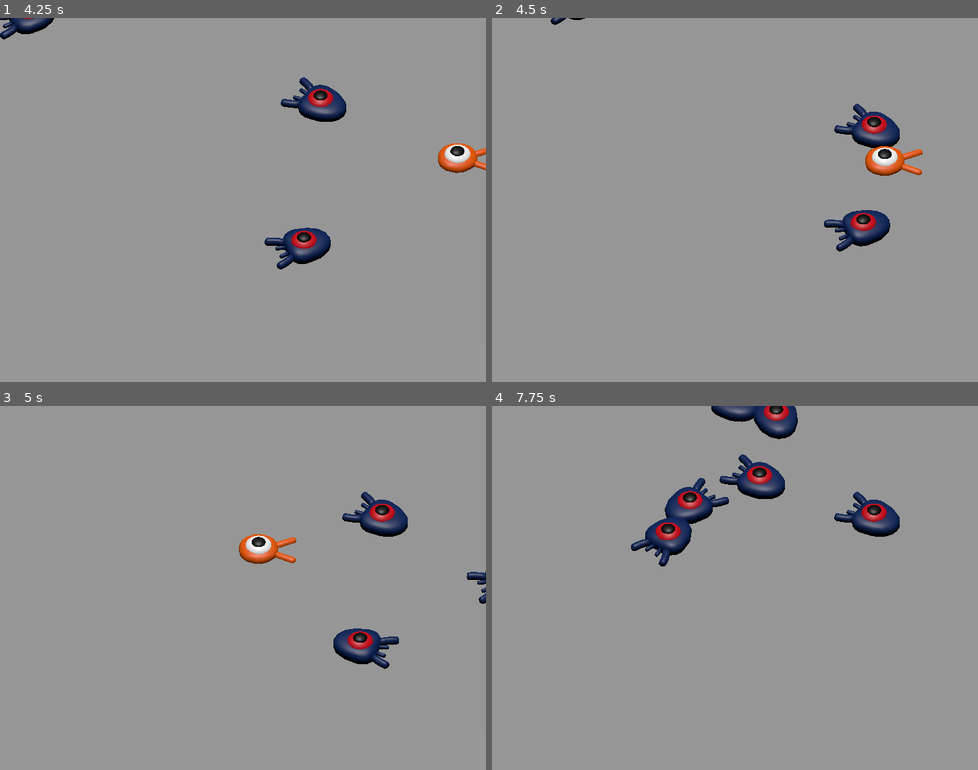
Above: before the commit, frames 1-4 (two rows, left to right).
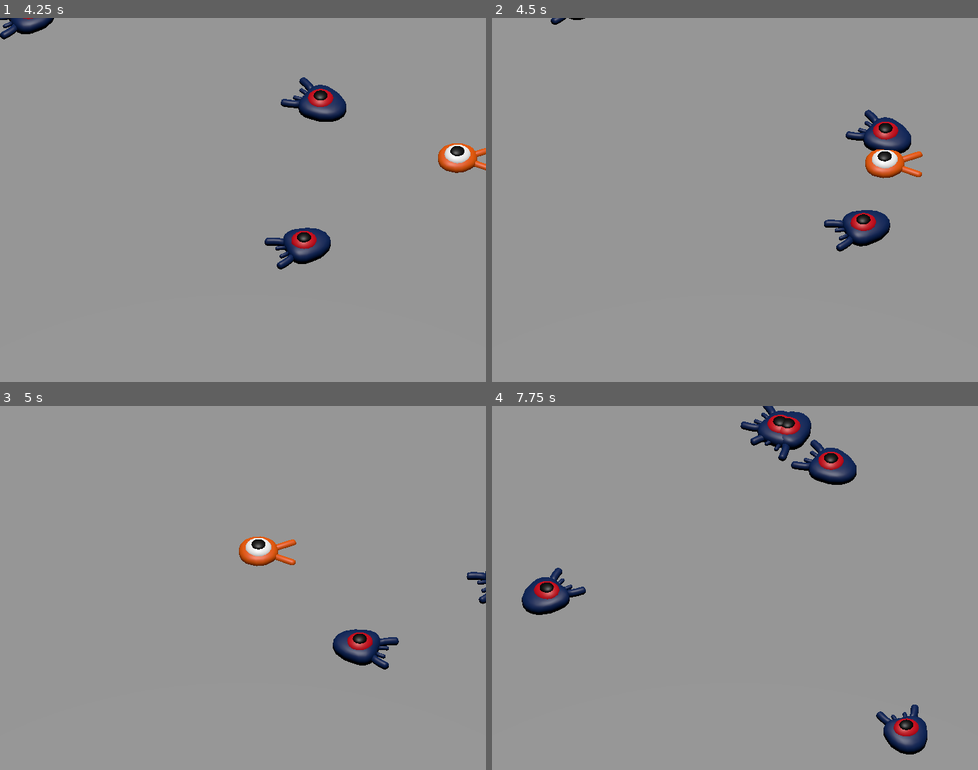
Above: after the commit, the same moments.

Repository: LailaiLand/squash-creeps
Game: Godot game, scene res://main.tscn
Two runs of this game, one before a commit and one after it. Both use one fixed random seed, a clock stepped at 60 frames per second and the inputs below.
Inputs:
- Up to frame 1 (4.25 s): tap Enter at 0.5 s; hold D (move_right) 0.53-1.28 s; hold S (move_back) 1.28-2.03 s; hold D (move_right) 2.03-2.78 s; hold W (move_forward) 2.78-3.53 s; hold A (move_left) from 3.53 s (still down)
- Up to frame 2 (4.5 s): keep holding A (move_left)
- Up to frame 3 (5 s): keep holding A (move_left)
- Up to frame 4 (7.75 s): release A (move_left) at 5.03 s; hold S (move_back) 5.03-5.78 s; hold D (move_right) 5.78-6.53 s; hold W (move_forward) 6.53-7.28 s; hold D (move_right) from 7.28 s (still down)

Frame 1 is identical in both runs. In frame 2, 1.5% of the frame differs, in the area x 70-89%, y 23-45%; in frame 3, 1.7%; in frame 4, 8.0%, in the area x 6-90%, y 0-96%.

Commit message:
L A Y E R S
Didn't occur to me that we could just turn off the mask for all objects on the enemies. Smart. They don't need to know if they collide with the world, as they float on a 2D plane, basically. And the player is the one that needs to register collisions.

Diff:
--- a/main.tscn
+++ b/main.tscn
@@ -29,6 +29,8 @@
 
 [node name="Ground" type="StaticBody3D" parent="."]
 transform = Transform3D(1, 0, 0, 0, 1, 0, 0, 0, 1, 0, -1, 0)
+collision_layer = 4
+collision_mask = 0
 
 [node name="CollisionShape3D" type="CollisionShape3D" parent="Ground"]
 shape = SubResource("BoxShape3D_g7yuj")
@@ -75,7 +77,7 @@
 curve = SubResource("Curve3D_5qv4o")
 
 [node name="SpawnLocation" type="PathFollow3D" parent="SpawnPath"]
-transform = Transform3D(-0.999996, 0, 0.00277296, 0, 1, 0, -0.00277296, 0, -0.999996, -13.9996, 0, -10.8802)
+transform = Transform3D(-0.999996, 0, 0.00277272, 0, 1, 0, -0.00277272, 0, -0.999996, -13.9996, 0, -10.8802)
 
 [node name="Timer" type="Timer" parent="."]
 wait_time = 0.5
--- a/mob.tscn
+++ b/mob.tscn
@@ -7,6 +7,8 @@
 size = Vector3(1.61991, 0.648315, 2.11049)
 
 [node name="Mob" type="CharacterBody3D"]
+collision_layer = 2
+collision_mask = 0
 script = ExtResource("1_2kaiv")
 
 [node name="Pivot" type="Node3D" parent="."]
--- a/player.tscn
+++ b/player.tscn
@@ -7,6 +7,7 @@
 radius = 0.8
 
 [node name="Player" type="CharacterBody3D"]
+collision_mask = 6
 script = ExtResource("1_ri2sp")
 
 [node name="Pivot" type="Node3D" parent="."]
--- a/project.godot
+++ b/project.godot
@@ -61,6 +61,12 @@
 ]
 }
 
+[layer_names]
+
+3d_physics/layer_1="player"
+3d_physics/layer_2="enemies"
+3d_physics/layer_3="world"
+
 [rendering]
 
 quality/driver/driver_name="GLES2"
